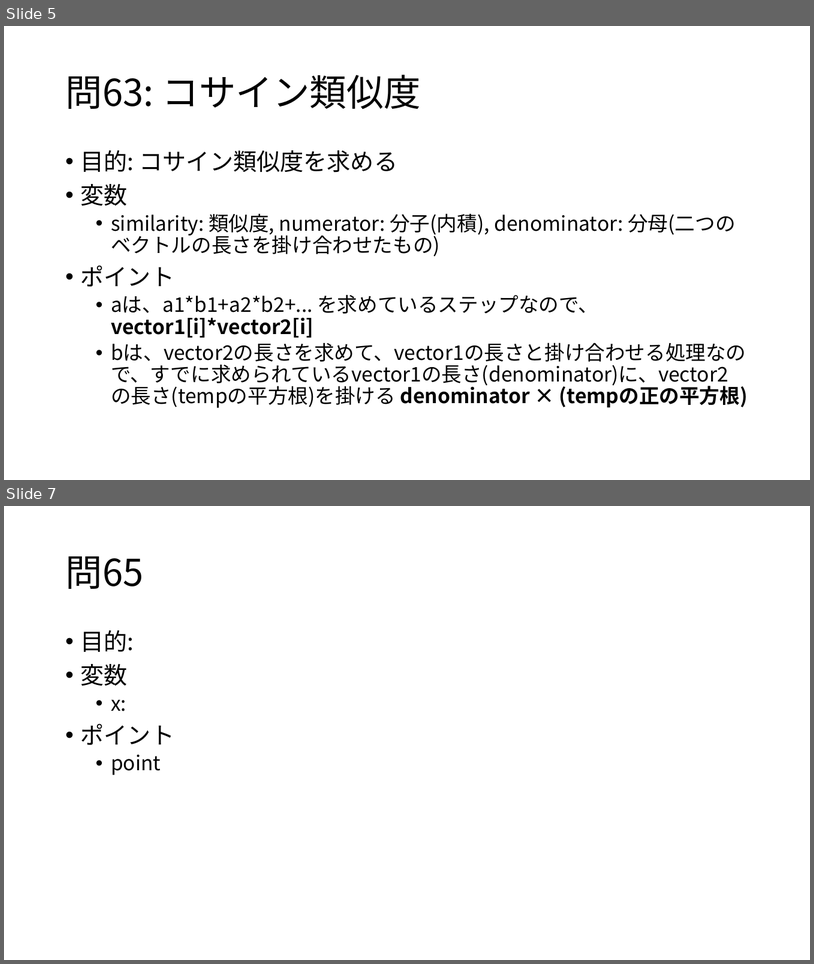
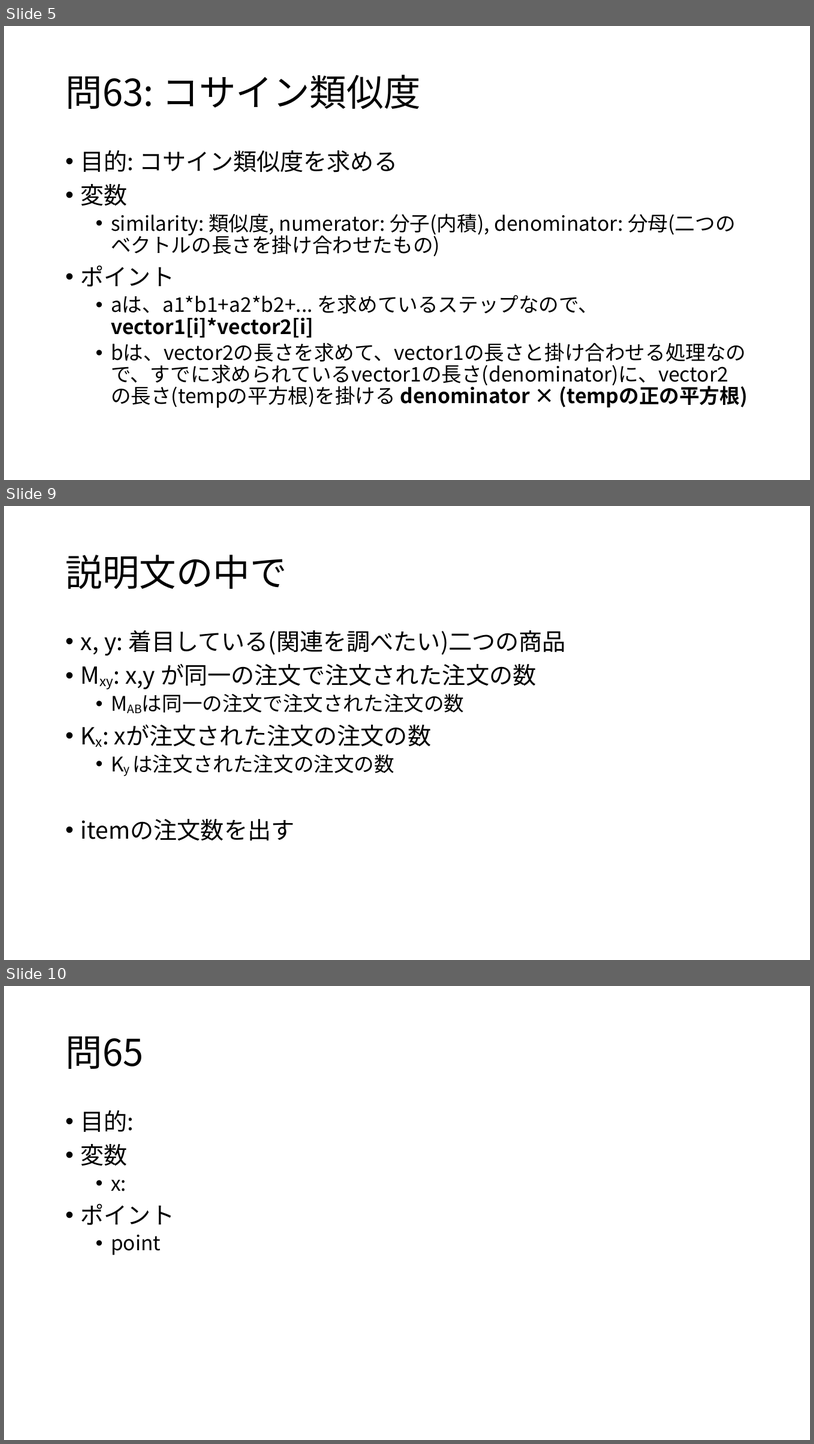
Before and after one commit to osamu377/FromZero, a slide deck: 問題集/問61-65.pptx. Shown one above the other, each under a label of ours: slides 5 and 7 before the commit, slides 5, 9 and 10 after it; the slides between them are not shown. The pictures are 814x964 and 814x1444 pixels, drawn with LibreOffice and Linux fonts; fonts in the diff are those of the drawing. Boxes give left, top, right and bottom in pixels: in the first picture for what was removed or moved away, otherwise in the second. Text is boxed around its words. In the diff, an @@ line names an element or a change of style, - is before the commit and + after.

Commit message:
ベクトル関連pdf

```diff
--- a/問題集/問61-65.pptx
+++ b/問題集/問61-65.pptx
@@ slide 9 added at box(4, 506, 810, 960), background #FFFFFF @@
@@ title added at box(65, 555, 287, 589), 44 pt, text #000000 @@
+説明文の中で
@@ text added at box(81, 630, 566, 840), 28 pt, text #000000 @@
+• x, y: 着目している(関連を調べたい)二つの商品
+• Mxy: x,y が同一の注文で注文された注文の数
+  • MABは同一の注文で注文された注文の数
+• Kx: xが注文された注文の注文の数
+  • Ky は注文された注文の注文の数
+• itemの注文数を出す
@@ what was slide 7 is now slide 10 @@
```
Also in this commit, not shown: 2 slides changed, 3 other slides added, 1 other file.
